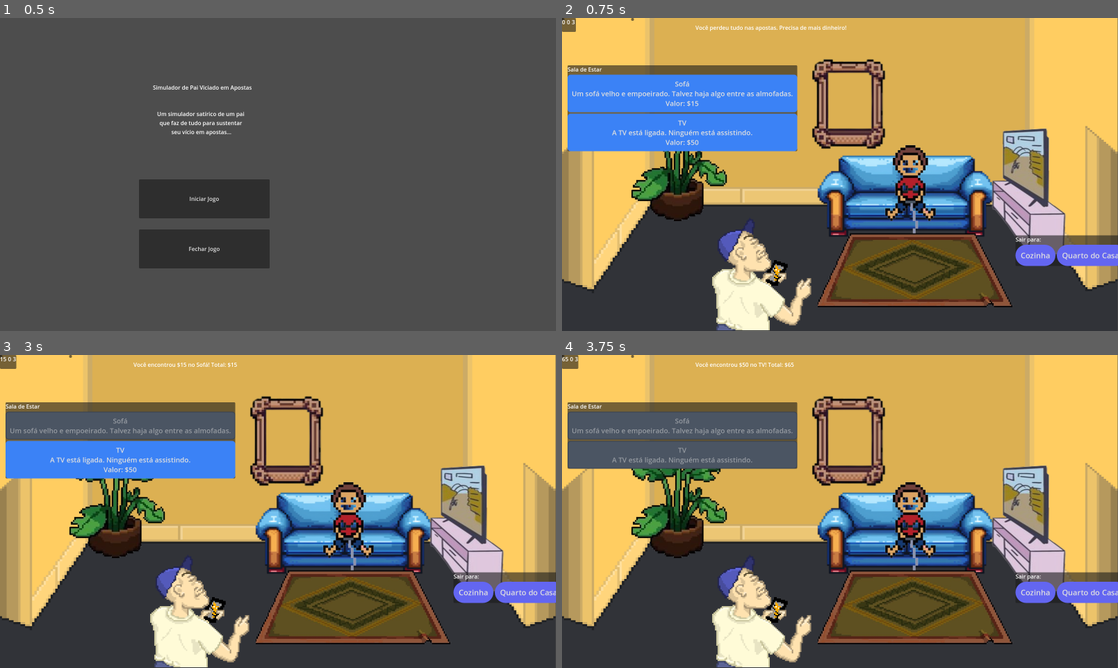
Above: before the commit, frames 1-4 (two rows, left to right).
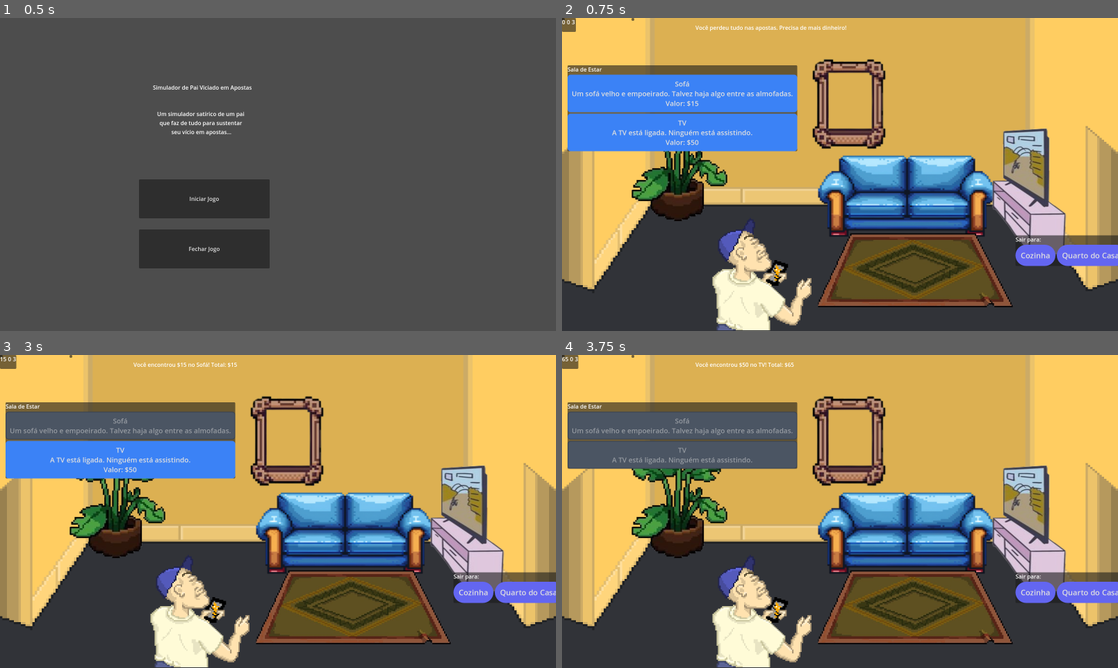
Above: after the commit, the same moments.

Repository: Tigers-Nook/PVA
Game: Godot game, scene res://Scenes/menu.tscn
Same seed, same stepped clock (60 frames per second), same inputs: the game is played once before the commit and once after it.
Inputs (mouse positions are in pixels of both pictures, inside the frame that each line leads up to):
- Up to frame 1 (0.5 s): no input
- Up to frame 2 (0.75 s): click "Iniciar Jogo" at 0.5 s
- Up to frame 3 (3 s): click (0, 355) at 1.27 s; click (72, 355) at 2.02 s; click "Sofá Um sofá velho e empoeira…" at 2.75 s
- Up to frame 4 (3.75 s): click "TV A TV está ligada. Ninguém …" at 3.5 s

Frame 1 is identical in both runs. In frame 2, 3.1% of the frame differs, in the area x 0-100%, y 0-100%; in frame 3, 3.2%; in frame 4, 3.3%.

Commit message:
Codigo da garagem ok

Diff:
--- a/Rooms/Garagem/LivingRoom.tscn
+++ b/Rooms/Garagem/Garagem.tscn
@@ -1,11 +1,10 @@
-[gd_scene load_steps=12 format=3 uid="uid://dvtocx6jbuqa6"]
+[gd_scene load_steps=11 format=3 uid="uid://dvtocx6jbuqa6"]
 
-[ext_resource type="Script" uid="uid://bmo22fbesgo3i" path="res://Scripts/living_room.gd" id="1_wxxom"]
+[ext_resource type="Script" uid="uid://dakodb4lbvqhf" path="res://Scripts/Garagem.gd" id="1_x3lg0"]
 [ext_resource type="Texture2D" uid="uid://b5iqkcri1k60e" path="res://Rooms/LivingRoom/salaDeEstar.png" id="2_1d18f"]
 [ext_resource type="Texture2D" uid="uid://c0xmgcmdx3j0g" path="res://Rooms/LivingRoom/pngtree-blue-sofa-in-pixel-art-style-png-image_12528469.png" id="3_uyuks"]
 [ext_resource type="PackedScene" uid="uid://clb1b5qaw57os" path="res://Scenes/ItemClicavel.tscn" id="4_oyb66"]
 [ext_resource type="Texture2D" uid="uid://cxmw3ur1jgsl" path="res://Items/TV_e_rack-removebg-preview.png" id="5_fae4e"]
-[ext_resource type="PackedScene" uid="uid://xlvjb26h6qfm" path="res://Personagens/Guri/guri.tscn" id="6_y6kkj"]
 [ext_resource type="Texture2D" uid="uid://ci7oro7mcod6r" path="res://Assets/rug.png" id="7_7ow80"]
 [ext_resource type="Texture2D" uid="uid://dg6ip5rbrdbpm" path="res://Assets/plantinha.png" id="8_ew02s"]
 [ext_resource type="Texture2D" uid="uid://k08kcy47k8d2" path="res://Assets/moldura.png" id="9_h7k5r"]
@@ -14,8 +13,8 @@
 [sub_resource type="RectangleShape2D" id="RectangleShape2D_ijr7e"]
 size = Vector2(220.563, 130)
 
-[node name="LivingRoom" type="Node2D"]
-script = ExtResource("1_wxxom")
+[node name="Garagem" type="Node2D"]
+script = ExtResource("1_x3lg0")
 
 [node name="Background2D" type="TextureRect" parent="."]
 offset_right = 2000.0
@@ -64,9 +63,6 @@
 offset_bottom = 551.0
 text = "Roubar"
 
-[node name="Guri" parent="." instance=ExtResource("6_y6kkj")]
-position = Vector2(-64, -48)
-
 [node name="Tapete" type="Sprite2D" parent="."]
 position = Vector2(1024, 728)
 scale = Vector2(0.721662, 0.703822)
--- a/Scenes/Main.tscn
+++ b/Scenes/Main.tscn
@@ -1,7 +1,8 @@
-[gd_scene load_steps=9 format=3 uid="uid://co6w2y1o7ffg8"]
+[gd_scene load_steps=10 format=3 uid="uid://co6w2y1o7ffg8"]
 
 [ext_resource type="Script" uid="uid://hfos6iqcmwk0" path="res://Scripts/Main.gd" id="1_kln2b"]
 [ext_resource type="PackedScene" uid="uid://buoqoyf8imjgc" path="res://Rooms/LivingRoom/LivingRoom.tscn" id="2_rgh2o"]
+[ext_resource type="PackedScene" uid="uid://dvtocx6jbuqa6" path="res://Rooms/Garagem/Garagem.tscn" id="3_vy5pj"]
 [ext_resource type="PackedScene" uid="uid://bcyxu76a5tmcj" path="res://UI/qte_overlay.tscn" id="4_jw32o"]
 [ext_resource type="PackedScene" uid="uid://dekv060alsxpu" path="res://UI/game_over_screen.tscn" id="4_pbw6q"]
 [ext_resource type="AudioStream" uid="uid://bafutcwneee45" path="res://audio/gameplay_music.mp3" id="5_v1gob"]
@@ -21,6 +22,8 @@
 [node name="LivingRoom" parent="." instance=ExtResource("2_rgh2o")]
 position = Vector2(-1, 0)
 
+[node name="Garagem" parent="." instance=ExtResource("3_vy5pj")]
+
 [node name="QTEOverlay" parent="." instance=ExtResource("4_jw32o")]
 
 [node name="GameOverScreen" parent="." instance=ExtResource("4_pbw6q")]
--- a/Scripts/GameManager.gd
+++ b/Scripts/GameManager.gd
@@ -57,6 +57,9 @@
 		"exits": ["bedroom"],
 	},
 }
+#Garagem
+
+
 
 # --- Sinais para Observadores da UI (ex: Main Scene) ---
 # Emitem eventos quando o estado do jogo muda, permitindo que a UI se atualize.
--- /dev/null
+++ b/Scripts/Garagem.gd
@@ -0,0 +1 @@
+extends Node
Not shown, added: Scripts/Garagem.gd.uid
